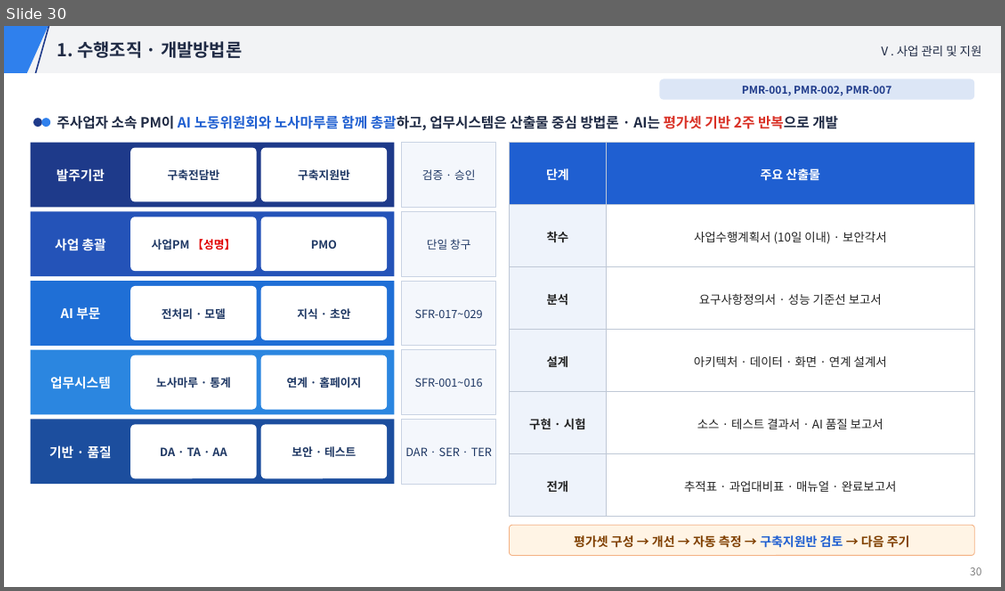
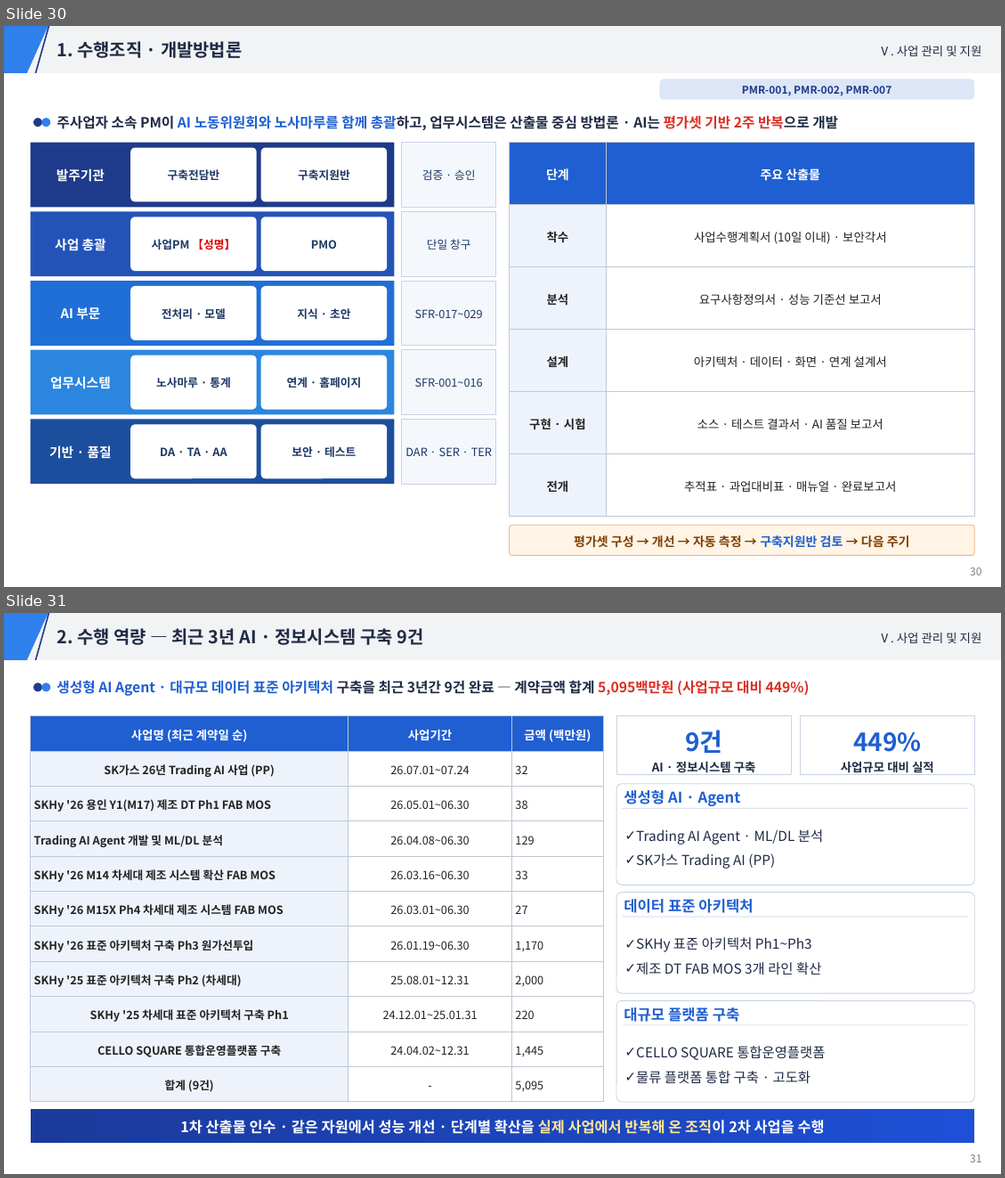
Before and after one commit to hwangsteeve-tech/hbjw, a slide deck: proposals/2026-11_nlrc-ai-labor-commission/nlrc_발표자료.pptx. Shown one above the other, each under a label of ours: slide 30 before the commit, slides 30 and 31 after it. The pictures are 1005x591 and 1005x1178 pixels, drawn with LibreOffice and Linux fonts; fonts in the diff are those of the drawing. Boxes give left, top, right and bottom in pixels: in the first picture for what was removed or moved away, otherwise in the second. Text is boxed around its words. In the diff, an @@ line names an element or a change of style, - is before the commit and + after.

```diff
--- a/proposals/2026-11_nlrc-ai-labor-commission/nlrc_발표자료.pptx
+++ b/proposals/2026-11_nlrc-ai-labor-commission/nlrc_발표자료.pptx
@@ slide 31 added at [4, 613, 1001, 1174], background #FFFFFF @@
@@ rectangle added at [4, 613, 1001, 660], fill #F2F3F5 @@
@@ parallelogram added at [4, 613, 48, 660], fill #2F80ED @@
@@ parallelogram added at [34, 613, 49, 660], fill #1E3A8A @@
@@ text added at [57, 628, 423, 645], 17 pt, text #1F2A44, bold @@
+2. 수행 역량 — 최근 3년 AI · 정보시스템 구축 9건
@@ text added at [879, 633, 982, 643], 11.5 pt, text #1F2A44 @@
+Ⅴ. 사업 관리 및 지원
@@ ellipse added at [33, 682, 42, 691], fill #1E3A8A @@
@@ ellipse added at [41, 682, 50, 691], fill #2F80ED @@
@@ text added at [57, 680, 809, 696], 13.5 pt, text #1F5FD1, bold @@
+생성형 AI Agent · 대규모 데이터 표준 아키텍처 구축을 최근 3년간 9건 완료 — 계약금액 합계 5,095백만원 (사업규모 대비 449%)
@@ table added at [30, 716, 603, 1102], 11 rows, 3 columns @@
+사업명 (최근 계약일 순) | 사업기간 | 금액 (백만원)
+SK가스 26년 Trading AI 사업 (PP) | 26.07.01~07.24 | 32
+SKHy '26 용인 Y1(M17) 제조 DT Ph1 FAB MOS | 26.05.01~06.30 | 38
+Trading AI Agent 개발 및 ML/DL 분석 | 26.04.08~06.30 | 129
+SKHy '26 M14 차세대 제조 시스템 확산 FAB MOS | 26.03.16~06.30 | 33
+SKHy '26 M15X Ph4 차세대 제조 시스템 FAB MOS | 26.03.01~06.30 | 27
+SKHy '26 표준 아키텍처 구축 Ph3 원가선투입 | 26.01.19~06.30 | 1,170
+SKHy '25 표준 아키텍처 구축 Ph2 (차세대) | 25.08.01~12.31 | 2,000
+SKHy '25 차세대 표준 아키텍처 구축 Ph1 | 24.12.01~25.01.31 | 220
+CELLO SQUARE 통합운영플랫폼 구축 | 24.04.02~12.31 | 1,445
+합계 (9건) | - | 5,095
@@ rectangle added at [616, 716, 791, 775], fill #FFFFFF, outline #C9D3E3 0.75 pt @@
@@ rectangle added at [801, 716, 975, 775], fill #FFFFFF, outline #C9D3E3 0.75 pt @@
@@ text added at [685, 730, 722, 753], 24 pt, text #1F5FD1, bold @@
+9건
@@ text added at [853, 732, 921, 752], 24 pt, text #1F5FD1, bold @@
+449%
@@ text added at [652, 761, 756, 775], 11.5 pt, text #1F2A44, bold @@
+AI · 정보시스템 구축
@@ text added at [841, 761, 934, 775], 11.5 pt, text #1F2A44, bold @@
+사업규모 대비 실적
@@ rounded rectangle added at [616, 784, 975, 884], fill #FFFFFF, outline #C9D3E3 0.75 pt @@
@@ text added at [623, 790, 741, 806], 14.2 pt, text #1F5FD1, bold @@
+생성형 AI · Agent
@@ rectangle added at [623, 808, 969, 809], fill #C9D3E3 @@
@@ text added at [636, 829, 823, 868], 13.2 pt, text #1F2A44 @@
+✓ Trading AI Agent · ML/DL 분석
+✓ SK가스 Trading AI (PP)
@@ rounded rectangle added at [616, 892, 975, 993], fill #FFFFFF, outline #C9D3E3 0.75 pt @@
@@ text added at [623, 899, 752, 913], 14.2 pt, text #1F5FD1, bold @@
+데이터 표준 아키텍처
@@ rectangle added at [623, 916, 969, 917], fill #C9D3E3 @@
@@ text added at [636, 937, 821, 975], 13.2 pt, text #1F2A44 @@
+✓ SKHy 표준 아키텍처 Ph1~Ph3
+✓ 제조 DT FAB MOS 3개 라인 확산
@@ rounded rectangle added at [616, 1000, 975, 1102], fill #FFFFFF, outline #C9D3E3 0.75 pt @@
@@ text added at [623, 1007, 740, 1022], 14.2 pt, text #1F5FD1, bold @@
+대규모 플랫폼 구축
@@ rectangle added at [623, 1025, 969, 1026], fill #C9D3E3 @@
@@ text added at [636, 1046, 825, 1084], 13.2 pt, text #1F2A44 @@
+✓ CELLO SQUARE 통합운영플랫폼
+✓ 물류 플랫폼 통합 구축 · 고도화
@@ rectangle added at [30, 1109, 975, 1143], fill gradient #1A3A9C to #1E4FD6, 14 pt, text #FFFFFF, bold @@
+1차 산출물 인수 · 같은 자원에서 성능 개선 · 단계별 확산을 실제 사업에서 반복해 온 조직이 2차 사업을 수행
@@ text added at [970, 1154, 981, 1162], 10.3 pt, text #7F7F7F @@
+31
```
Also in this commit, not shown: 4 slides changed, 1 other file.
